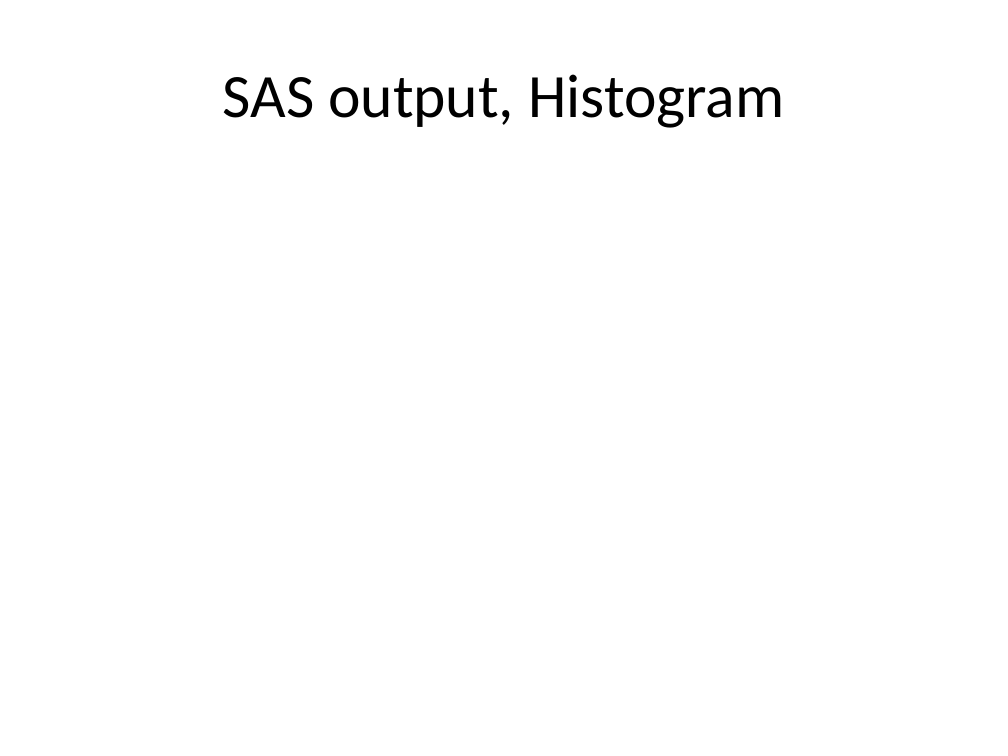
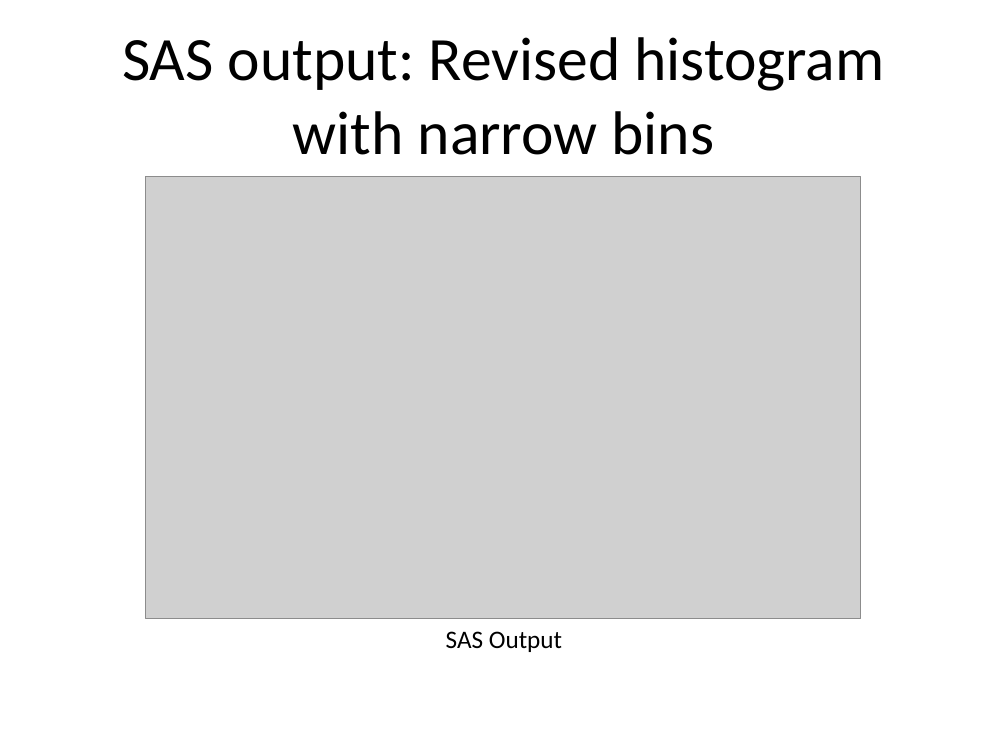
Before and after one commit to pmean/introduction-to-SAS, a slide deck: slide 37 of results/5507-02-simon-slides-and-speaker-notes.pptx (slide 35 before the commit). Drawn at 1008x756 pixels with LibreOffice and Linux fonts; fonts in the diff are those of the drawing; grey boxes stand for pictures. Boxes give left, top, right and bottom in pixels: in the first picture for what was removed or moved away, otherwise in the second. Text is boxed around its words. In the diff, an @@ line names an element or a change of style, - is before the commit and + after.

```diff
--- a/results/5507-02-simon-slides-and-speaker-notes.pptx
+++ b/results/5507-02-simon-slides-and-speaker-notes.pptx
@@ title at bbox=[122, 37, 884, 155]: text changed @@
-SAS output, Histogram
+SAS output: Revised histogram with narrow bins
@@ picture added at bbox=[145, 176, 861, 619] @@
@@ text added at bbox=[446, 631, 562, 652], 18 pt, text #000000 @@
+SAS Output
```
Also in this commit, not shown: 23 other slides changed, 14 slides added, 12 slides removed, 3 other files.
